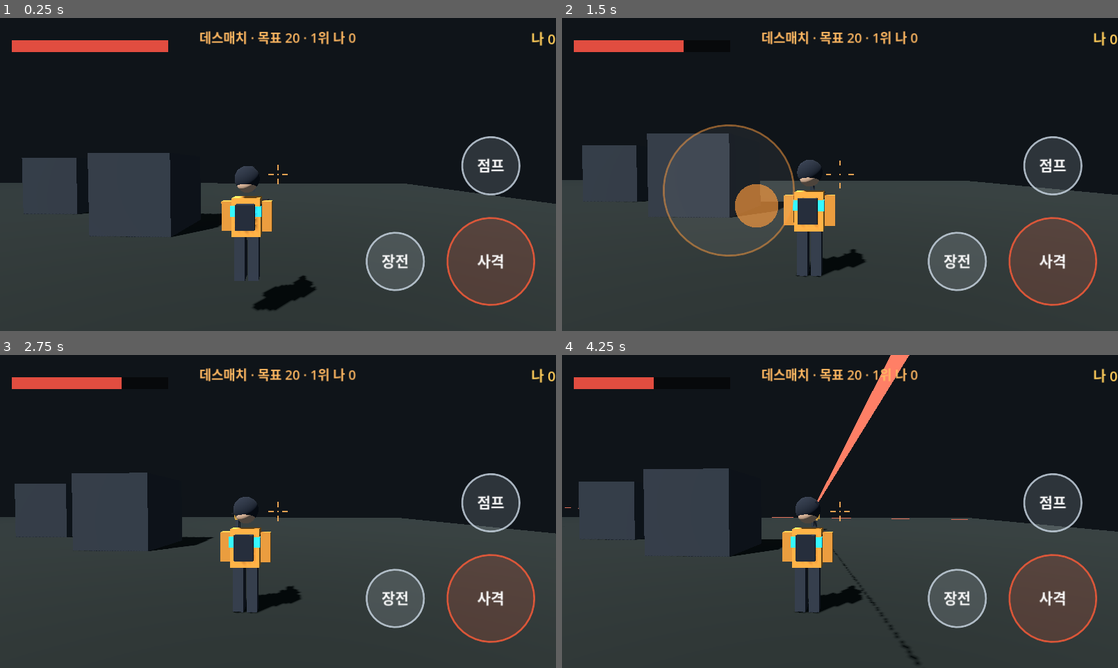
Above: before the commit, frames 1-4 (two rows, left to right).
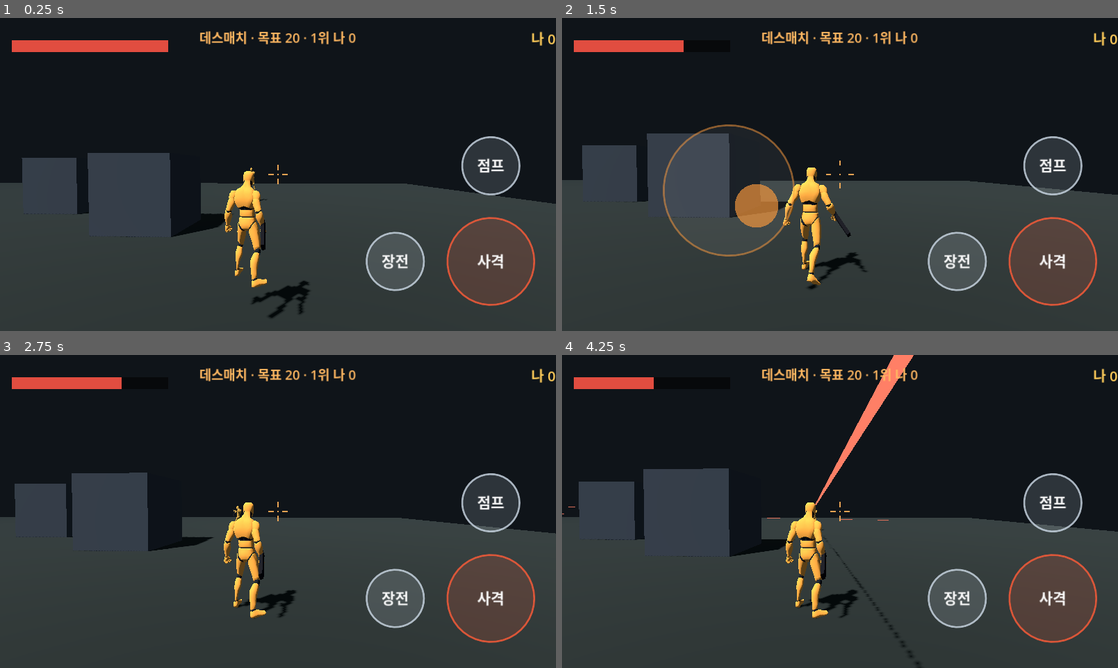
Above: after the commit, the same moments.

Repository: jjongjjongs/Reborn
Game: Godot game, scene res://Deathmatch.tscn
The game is run twice, just before and just after one commit, with the same random seed, the same clock (stepped at 60 frames per second) and the same inputs. This scene is started directly instead of the project's main scene.
Inputs (mouse positions are in pixels of both pictures, inside the frame that each line leads up to):
- Up to frame 1 (0.25 s): no input
- Up to frame 2 (1.5 s): move the mouse to (962, 158) at 0.52 s; click (962, 158) at 0.67 s; drag from (728, 190) to (812, 237) at 1.27 s
- Up to frame 3 (2.75 s): move the mouse to (333, 442) at 2.02 s; click (333, 442) at 2.17 s
- Up to frame 4 (4.25 s): drag from (812, 574) to (673, 464) at 2.77 s; move the mouse to (1006, 558) at 3.52 s; click (1006, 558) at 3.67 s

The runs differ from the first frame. In frame 1, 2.1% of the frame differs, in the area x 39-57%, y 47-96%; in frame 2, 1.9%; in frame 3, 1.9%; in frame 4, 2.3%, in the area x 0-73%, y 0-100%.

Commit message:
feat: 실제 병사 에셋 도입 (R1) — Quaternius CC0 애니메이션 모델 (v19)
- assets/soldier: Quaternius Universal Animation Library (CC0) — 리그된 마네킹
  메쉬 + 46 애니메이션(대기/걷기/조깅/스프린트/점프/권총 조준·사격·장전/피격/사망).
  GitHub 미러에서 받아 커밋(배포 자유, CC0). CREDITS.txt 포함.
- soldier.gd (class_name Soldier): 모델 인스턴스화 + AnimationPlayer 구동 래퍼.
  drive(이동비율, 조준) / shoot() / set_dead()로 애니 자동 선택·크로스페이드.
  팀 색 틴트, 오른손 본에 소총 부착. 스케일 1.0(모델 ~1.83m, 발 y=0).
- player.gd / bot.gd: 캡슐(ActorBuild) → 애니메이션 병사로 교체. 이동 속도로
  대기/달리기, 사격 시 반동, 사망 시 Death01 재생. 충돌/히트박스/헤드샷 기준 유지.
- 외형(마네킹)은 다음 단계(R2)에서 SWAT 메쉬로 리타겟 업그레이드 예정.
- 버전 18→19 (1.7→1.8)

Co-Authored-By: Claude Opus 4.8 <noreply@anthropic.com>
Claude-Session: https://claude.ai/code/session_017gCHGQkLFHx2VS6S1QuV14

Diff:
--- a/game/bot.gd
+++ b/game/bot.gd
@@ -32,8 +32,7 @@
 
 var _agent: NavigationAgent3D
 var _muzzle: Node3D
-var _mat: StandardMaterial3D
-var _flash := 0.0
+var _soldier: Soldier
 var _warmup := 0.6
 var _target: Node3D
 var _retarget_cd := 0.0
@@ -43,9 +42,11 @@
 
 func _ready() -> void:
 	add_to_group("combatant")
-	var rig := ActorBuild.soldier(self, tint, tint.lightened(0.25))
-	_mat = rig["mat"]
-	_muzzle = rig["muzzle"]
+	_soldier = Soldier.new()
+	add_child(_soldier)
+	_soldier.setup(tint)
+	_muzzle = Node3D.new(); _muzzle.position = Vector3(0.22, 1.3, -0.5)
+	add_child(_muzzle)
 	var col := CollisionShape3D.new()
 	var cs := CapsuleShape3D.new(); cs.radius = 0.4; cs.height = 2.0
 	col.shape = cs; col.position = Vector3(0, 1.0, 0)
@@ -61,9 +62,9 @@
 	if attacker != null and team != -1 and "team" in attacker and attacker.team == team:
 		return   # no friendly fire
 	hp -= dmg
-	_flash = 1.0
 	if hp <= 0.0:
 		alive = false
+		if _soldier: _soldier.set_dead(true)
 		for c in get_children():
 			if c is CollisionShape3D:
 				c.set_deferred("disabled", true)
@@ -75,6 +76,7 @@
 	alive = true
 	invuln_t = INVULN
 	hp = MAX_HP
+	if _soldier: _soldier.set_dead(false)
 	global_position = pos
 	velocity = Vector3.ZERO
 	visible = true
@@ -94,9 +96,6 @@
 		if invuln_t <= 0.0:
 			visible = true
 	_warmup = maxf(0.0, _warmup - delta)
-	if _flash > 0.0:
-		_flash = maxf(0.0, _flash - delta * 5.0)
-		_mat.albedo_color = tint.lerp(Color(1, 0.9, 0.5), _flash)
 
 	_retarget_cd -= delta
 	if _retarget_cd <= 0.0:
@@ -128,6 +127,10 @@
 		velocity.y -= GRAVITY * delta
 	move_and_slide()
 
+	if _soldier:
+		var hs := Vector2(velocity.x, velocity.z).length()
+		_soldier.drive(hs / SPEED, _target != null and _alive_of(_target))
+
 func _move_to(dest: Vector3, to_flat: Vector3) -> void:
 	_agent.target_position = dest
 	var next := _agent.get_next_path_position()
@@ -185,6 +188,7 @@
 		return
 	var from := _muzzle.global_position
 	Sfx.play_at("shot", from, -4.0)
+	if _soldier: _soldier.shoot()
 	var aim := (_target.global_position + Vector3(0, 1.1, 0)) - from
 	var dir := aim.normalized()
 	var s := deg_to_rad(SPREAD)
--- a/game/player.gd
+++ b/game/player.gd
@@ -36,6 +36,7 @@
 var _fire_cd := 0.0
 var _reload_t := 0.0
 var _muzzle: Node3D
+var _soldier: Soldier
 
 func _ready() -> void:
 	add_to_group("combatant")
@@ -53,6 +54,7 @@
 	Sfx.play("hurt")
 	if Controls.hp <= 0:
 		alive = false
+		if _soldier: _soldier.set_dead(true)
 		Sfx.play("die")
 		died.emit(attacker)
 
@@ -66,10 +68,14 @@
 	global_position = pos
 	velocity = Vector3.ZERO
 	visible = true
+	if _soldier: _soldier.set_dead(false)
 
 func _build() -> void:
-	var rig := ActorBuild.soldier(self, Color(0.95, 0.62, 0.24), Color(0.20, 0.85, 1.0))
-	_muzzle = rig["muzzle"]
+	_soldier = Soldier.new()
+	add_child(_soldier)
+	_soldier.setup(Color(0.95, 0.62, 0.24))
+	_muzzle = Node3D.new(); _muzzle.position = Vector3(0.22, 1.3, -0.5)
+	add_child(_muzzle)
 	var col := CollisionShape3D.new()
 	var shape := CapsuleShape3D.new(); shape.radius = 0.4; shape.height = 1.8
 	col.shape = shape; col.position = Vector3(0, 0.9, 0)
@@ -129,6 +135,12 @@
 	_bloom = maxf(0.0, _bloom - BLOOM_RECOVER * delta)
 	Controls.spread_deg = clampf(SPREAD_MIN + (2.0 if moving else 0.0) + _bloom, SPREAD_MIN, SPREAD_MAX)
 
+	# animation
+	if _soldier:
+		var hspeed := Vector2(velocity.x, velocity.z).length()
+		var ratio := hspeed / (SPEED * maxf(0.1, Controls.speed_mult))
+		_soldier.drive(ratio, Controls.fire_held or _reload_t > 0.0)
+
 func _start_reload() -> void:
 	_reload_t = RELOAD_TIME * Controls.reload_mult
 	Controls.reloading = true
@@ -137,6 +149,7 @@
 func _shoot() -> void:
 	Controls.ammo -= 1
 	Sfx.play("shot", -3.0)
+	if _soldier: _soldier.shoot()
 	_bloom = minf(_bloom + BLOOM_PER_SHOT, SPREAD_MAX)
 	var cam := get_viewport().get_camera_3d()
 	if cam == null:
--- /dev/null
+++ b/game/soldier.gd
@@ -0,0 +1,106 @@
+class_name Soldier
+extends Node3D
+## Animated character wrapper around the Quaternius CC0 mannequin (46 clips).
+## Owner drives it each frame via drive() + shoot()/set_dead(); this picks and
+## crossfades the right animation. Scale is 1.0 (model ~1.83m, feet at y=0).
+
+const SRC: PackedScene = preload("res://assets/soldier/AnimationLibrary_Godot_Standard.gltf")
+
+@export var yaw_offset := PI   # model faces +Z by default; flip to face owner -Z
+
+var _ap: AnimationPlayer
+var _sk: Skeleton3D
+var _loco := 0.0
+var _aiming := false
+var _dead := false
+var _oneshot := 0.0
+var _base := "?"
+
+func setup(team_color: Color, gear: Color = Color(0.11, 0.12, 0.14)) -> void:
+	var inst := SRC.instantiate()
+	inst.rotation.y = yaw_offset
+	add_child(inst)
+	for n in _all(inst):
+		if n is AnimationPlayer:
+			_ap = n
+		elif n is Skeleton3D:
+			_sk = n
+		elif n is MeshInstance3D:
+			_tint(n, team_color, gear)
+	_attach_rifle()
+	if _ap:
+		_ap.play("Idle")
+		_base = "Idle"
+
+func drive(loco_ratio: float, aiming: bool) -> void:
+	_loco = loco_ratio
+	_aiming = aiming
+
+func shoot() -> void:
+	if _dead or _ap == null:
+		return
+	_ap.play("Pistol_Shoot", 0.03)
+	_oneshot = 0.16
+	_base = "?"   # force base to replay once the one-shot ends
+
+func set_dead(d: bool) -> void:
+	if d == _dead:
+		return
+	_dead = d
+	_oneshot = 0.0
+	_base = "?"
+	if _ap:
+		_ap.play("Death01" if d else "Idle", 0.12)
+		if d:
+			_base = "Death01"
+
+func _process(dt: float) -> void:
+	if _ap == null or _dead:
+		return
+	if _oneshot > 0.0:
+		_oneshot -= dt
+		return
+	var want := "Idle"
+	if _loco > 0.85:
+		want = "Sprint"
+	elif _loco > 0.45:
+		want = "Jog_Fwd"
+	elif _loco > 0.12:
+		want = "Walk"
+	elif _aiming:
+		want = "Pistol_Idle"
+	if want != _base:
+		_base = want
+		_ap.play(want, 0.15)
+
+func _tint(mi: MeshInstance3D, team: Color, gear: Color) -> void:
+	var m0 := StandardMaterial3D.new()
+	m0.albedo_color = team
+	mi.set_surface_override_material(0, m0)
+	if mi.mesh and mi.mesh.get_surface_count() > 1:
+		var m1 := StandardMaterial3D.new()
+		m1.albedo_color = gear
+		mi.set_surface_override_material(1, m1)
+
+func _attach_rifle() -> void:
+	if _sk == null:
+		return
+	var idx := _sk.find_bone("DEF-hand.R")
+	if idx < 0:
+		return
+	var ba := BoneAttachment3D.new()
+	ba.bone_name = "DEF-hand.R"
+	_sk.add_child(ba)
+	var gun := MeshInstance3D.new()
+	var bm := BoxMesh.new(); bm.size = Vector3(0.055, 0.11, 0.5)
+	gun.mesh = bm
+	var gmat := StandardMaterial3D.new(); gmat.albedo_color = Color(0.07, 0.07, 0.09)
+	gun.material_override = gmat
+	gun.position = Vector3(0.0, -0.02, -0.18)
+	ba.add_child(gun)
+
+func _all(n: Node) -> Array:
+	var o: Array = [n]
+	for c in n.get_children():
+		o += _all(c)
+	return o
Binary file added: game/assets/soldier/AnimationLibrary_Godot_Standard.bin
Not shown, added: game/assets/soldier/AnimationLibrary_Godot_Standard.gltf
Not shown, added: game/assets/soldier/AnimationLibrary_Godot_Standard.gltf.import
Not shown, added: game/assets/soldier/CREDITS.txt
Not shown, changed: game/export_presets.cfg
